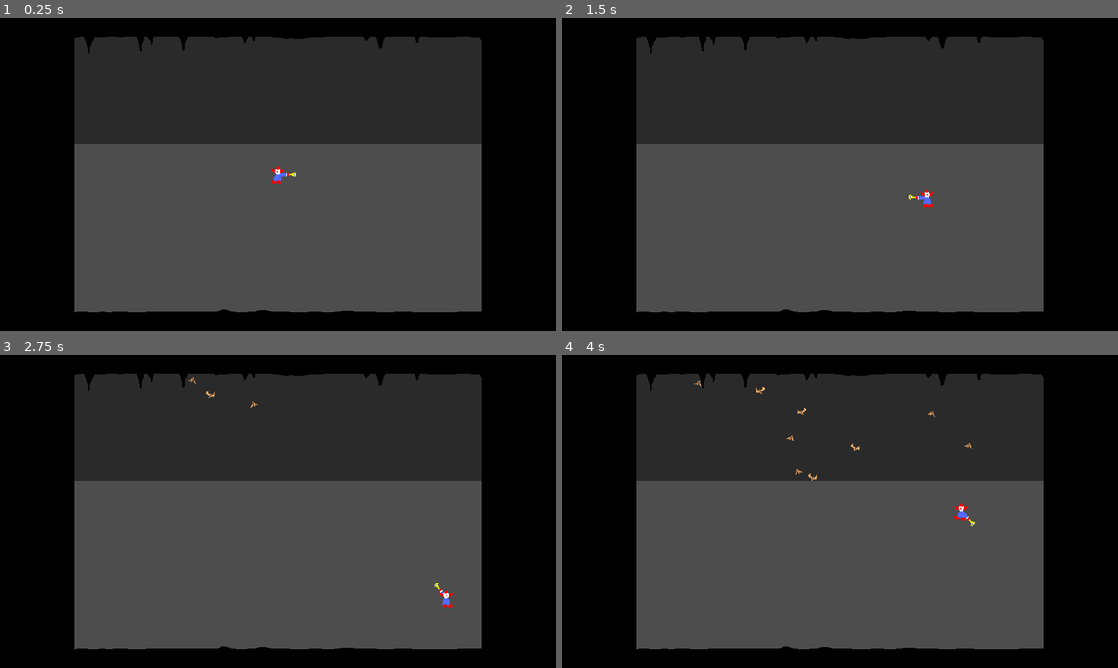
Above: before the commit, frames 1-4 (two rows, left to right).
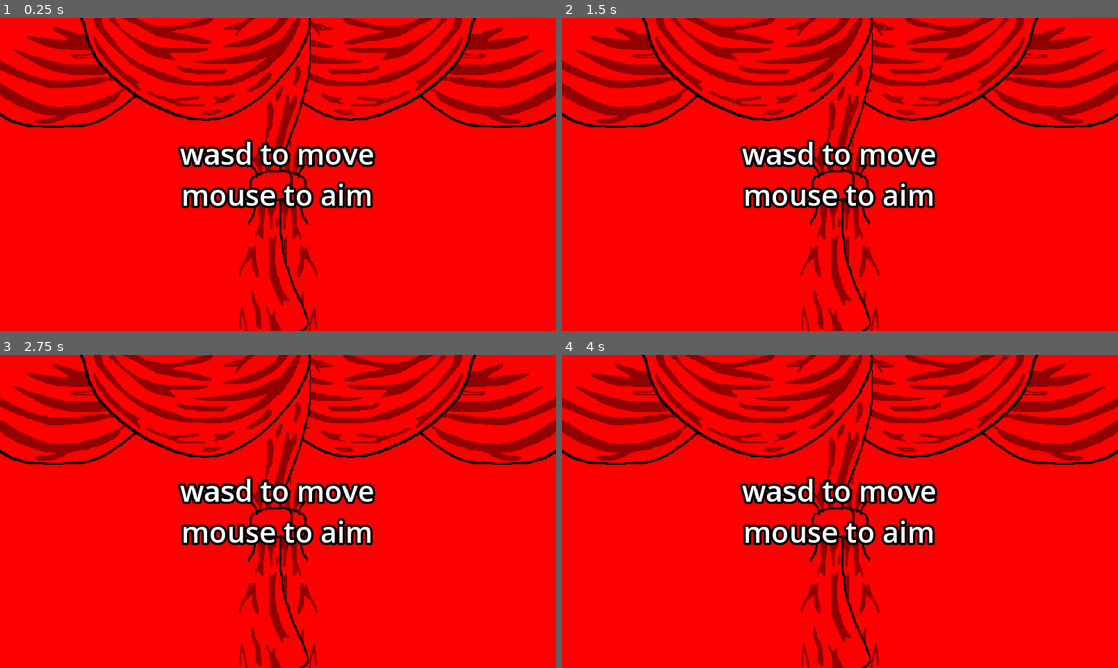
Above: after the commit, the same moments.

Repository: pwnzor79/GGJ2024
Game: Godot game, scene res://Scenes/AlexScene.tscn
Two runs of this game, one before a commit and one after it. Both use one fixed random seed, a clock stepped at 60 frames per second and the inputs below.
Inputs (mouse positions are in pixels of both pictures, inside the frame that each line leads up to):
- Up to frame 1 (0.25 s): no input
- Up to frame 2 (1.5 s): tap Enter at 0.5 s; move the mouse to (962, 158) at 0.52 s; hold D (right) 0.53-1.28 s; tap H (honk) at 0.6 s; click (962, 158) at 0.8 s; move the mouse to (728, 190) at 1.27 s; hold S (down) from 1.28 s (still down); click (728, 190) at 1.35 s
- Up to frame 3 (2.75 s): tap H (honk) at 1.55, 2.1 s; move the mouse to (333, 442) at 2.02 s; release S (down) at 2.03 s; hold D (right) from 2.03 s (still down); click (333, 442) at 2.3 s
- Up to frame 4 (4 s): move the mouse to (812, 574) at 2.77 s; release D (right) at 2.78 s; hold W (up) 2.78-3.53 s; click (812, 574) at 2.85 s; tap H (honk) at 3.05, 3.6 s; move the mouse to (1006, 558) at 3.52 s; hold A (left) from 3.53 s (still down); click (1006, 558) at 3.8 s

The runs differ from the first frame. In frame 1, 100% of the frame differs, in the area x 0-100%, y 0-100%; in frame 2, 100%; in frame 3, 100%; in frame 4, 100%.

Commit message:
final_1
This should be the final with opening and closing. Nothing needs to be saved between runs. The moment to switch between runs prints you lose in the console. If you randomly switch, the music is 84 seconds long, so I'd switch then?

Diff:
--- a/Alex/alex_crook.tscn
+++ b/Alex/alex_crook.tscn
@@ -7,7 +7,7 @@
 radius = 16.0
 height = 32.0
 
-[node name="Crook" type="RigidBody2D" groups=["crooks"]]
+[node name="Crook" type="RigidBody2D" groups=["crooks", "mobs"]]
 position = Vector2(-952, 0)
 collision_mask = 0
 gravity_scale = 1.66533e-16
--- /dev/null
+++ b/Alex/alex_curtain.gd
@@ -0,0 +1 @@
+extends Sprite2D
--- a/Alex/alex_honk.gd
+++ b/Alex/alex_honk.gd
@@ -1,5 +1,4 @@
 extends Area2D
-
 
 # Called when the node enters the scene tree for the first time.
 func _ready():
--- a/Alex/alex_honk.tscn
+++ b/Alex/alex_honk.tscn
@@ -23,6 +23,7 @@
 
 [node name="AudioStreamPlayer2D" type="AudioStreamPlayer2D" parent="."]
 stream = ExtResource("3_sjf4k")
+volume_db = -20.0
 autoplay = true
 
 [connection signal="body_entered" from="." to="." method="_on_body_entered"]
--- a/Alex/alex_player.gd
+++ b/Alex/alex_player.gd
@@ -1,6 +1,7 @@
 extends Area2D
 
 signal hit
+signal sig_honk
 
 @export var speed = 400 # pixes/sec
 @export var Honks: PackedScene
@@ -42,6 +43,7 @@
 			velocity.y -= 1
 
 	if Input.is_action_just_pressed("honk") or Input.is_action_just_pressed("left_click"):
+
 		honk()
 
 	if velocity.length() > 0:
@@ -74,6 +76,7 @@
 
 func honk():
 	var h = Honks.instantiate()
+	sig_honk.emit()
 	add_child(h)
 	h.transform = $Arm.transform
 	h.scale.x = 0.5
--- a/Scenes/AlexScene.gd
+++ b/Scenes/AlexScene.gd
@@ -16,6 +16,8 @@
 	$GameOver.hide()
 	$Alex_Player.start($StartPosition.position)
 	$StartTimer.start()
+	$Music.play()
+	$MusTimer.start()
 
 func _on_start_timer_timeout():
 	$BatTimer.start()
@@ -65,8 +67,27 @@
 	crookB.position = crookB_spawn_location.position
 	add_child(crookB)
 
+func _on_mus_timer_timeout():
+	$Music.stop()
+	$Music.play(0.0)
+	$MusTimer.start()
+
 func game_over_bat():
+	get_tree().call_group("mobs", "queue_free")
+	$Music.stop()
+	$GameOver/Death.play()
 	$BatTimer.stop()
 	$CrookTimer.stop()
 	$Crook2Timer.stop()
+	$Foreground.hide()
+	$GameOver/GO_Text.hide()
 	$GameOver.show()
+	$GameOver/GO_Timer.start()
+
+func _on_go_timer_timeout():
+	$GameOver/GO_Text.show()
+	$PostDeathTimer.start()
+	#Switch to next scene a few seconds after this
+
+func _on_post_death_timer_timeout():
+	print("lose here")
--- a/Scenes/AlexScene.tscn
+++ b/Scenes/AlexScene.tscn
@@ -1,13 +1,23 @@
-[gd_scene load_steps=12 format=3 uid="uid://i0nh88nisff0"]
+[gd_scene load_steps=22 format=3 uid="uid://i0nh88nisff0"]
 
 [ext_resource type="PackedScene" uid="uid://dp70u7b1s4wlb" path="res://Alex/alex_player.tscn" id="1_lm7jk"]
 [ext_resource type="Script" path="res://Scenes/AlexScene.gd" id="1_omb53"]
 [ext_resource type="PackedScene" uid="uid://cqsl1env7dqtv" path="res://Alex/alex_bat.tscn" id="2_1l7hs"]
 [ext_resource type="PackedScene" uid="uid://5lqlg7ern2m7" path="res://Alex/alex_crook.tscn" id="3_qillp"]
 [ext_resource type="Script" path="res://Scenes/Alex_Cursor.gd" id="4_ajay3"]
+[ext_resource type="Texture2D" uid="uid://2eq1lbye4alv" path="res://Alex/Alex_Art/curtain.png" id="4_bf35j"]
+[ext_resource type="Script" path="res://Scenes/LCurtain.gd" id="4_wwfgn"]
 [ext_resource type="PackedScene" uid="uid://dwjjw043u6gvn" path="res://Alex/alex_collision_box.tscn" id="5_ep2fj"]
 [ext_resource type="PackedScene" uid="uid://c38h83ep0wq15" path="res://Alex/alex_collision_box2.tscn" id="6_j61pe"]
+[ext_resource type="Script" path="res://Scenes/RCurtain.gd" id="6_o8dnm"]
 [ext_resource type="Texture2D" uid="uid://co8yb387usxgn" path="res://Alex/Alex_Art/foreground.png" id="6_qo6k8"]
+[ext_resource type="Script" path="res://Scenes/InstructionLayer.gd" id="7_q0nr0"]
+[ext_resource type="Script" path="res://Scenes/HInstructionLayer.gd" id="8_70tjv"]
+[ext_resource type="Texture2D" uid="uid://dce1j0dqsehn1" path="res://Alex/Alex_Art/Alex_EndGame_Screen.png" id="9_j8mdb"]
+[ext_resource type="AudioStream" uid="uid://bwq47u7co6tfc" path="res://Alex/ Alex_Audio/bat_outta_clown_hell_loop.wav" id="10_k8ttl"]
+[ext_resource type="AudioStream" uid="uid://ralqfa5sjr2h" path="res://Alex/ Alex_Audio/clown_death.mp3" id="11_jy4cb"]
+
+[sub_resource type="SystemFont" id="SystemFont_pm3ln"]
 
 [sub_resource type="Curve2D" id="Curve2D_tedgo"]
 _data = {
@@ -27,13 +37,118 @@
 }
 point_count = 2
 
+[sub_resource type="SystemFont" id="SystemFont_ktv6t"]
+
 [node name="AlexScene" type="Node2D"]
 script = ExtResource("1_omb53")
 bat_scene = ExtResource("2_1l7hs")
 crook_scene = ExtResource("3_qillp")
 
+[node name="Curtains" type="CanvasLayer" parent="."]
+
+[node name="RCurtain" type="CanvasLayer" parent="Curtains"]
+offset = Vector2(1870, 540)
+scale = Vector2(2, 2)
+transform = Transform2D(2, 0, 0, 2, 1870, 540)
+script = ExtResource("6_o8dnm")
+
+[node name="Sprite2D" type="Sprite2D" parent="Curtains/RCurtain"]
+texture = ExtResource("4_bf35j")
+flip_h = true
+
+[node name="RCTimer" type="Timer" parent="Curtains/RCurtain"]
+wait_time = 4.0
+one_shot = true
+autostart = true
+
+[node name="RCKill" type="Timer" parent="Curtains/RCurtain"]
+wait_time = 12.0
+one_shot = true
+autostart = true
+
+[node name="LCurtain" type="CanvasLayer" parent="Curtains"]
+offset = Vector2(50, 540)
+scale = Vector2(2, 2)
+transform = Transform2D(2, 0, 0, 2, 50, 540)
+script = ExtResource("4_wwfgn")
+
+[node name="Sprite2D" type="Sprite2D" parent="Curtains/LCurtain"]
+texture = ExtResource("4_bf35j")
+
+[node name="LCTimer" type="Timer" parent="Curtains/LCurtain"]
+wait_time = 4.0
+one_shot = true
+autostart = true
+
+[node name="LCKill" type="Timer" parent="Curtains/LCurtain"]
+wait_time = 12.0
+one_shot = true
+autostart = true
+
+[node name="InstructionLayer" type="CanvasLayer" parent="."]
+script = ExtResource("7_q0nr0")
+
+[node name="InstructionsLabel" type="Label" parent="InstructionLayer"]
+custom_minimum_size = Vector2(700, 2.08165e-12)
+anchors_preset = 8
+anchor_left = 0.5
+anchor_top = 0.5
+anchor_right = 0.5
+anchor_bottom = 0.5
+offset_left = -20.0
+offset_top = -271.0
+offset_right = 16.0
+offset_bottom = 272.0
+grow_horizontal = 2
+grow_vertical = 2
+theme_override_colors/font_color = Color(1, 1, 1, 1)
+theme_override_colors/font_outline_color = Color(0, 0, 0, 1)
+theme_override_constants/outline_size = 32
+theme_override_fonts/font = SubResource("SystemFont_pm3ln")
+theme_override_font_sizes/font_size = 100
+text = "wasd to move mouse to aim"
+horizontal_alignment = 1
+vertical_alignment = 1
+autowrap_mode = 2
+
+[node name="InstructionsTimer" type="Timer" parent="InstructionLayer"]
+wait_time = 4.0
+one_shot = true
+autostart = true
+
+[node name="HInstructionLayer" type="CanvasLayer" parent="."]
+script = ExtResource("8_70tjv")
+
+[node name="HInstructionsLabel" type="Label" parent="HInstructionLayer"]
+custom_minimum_size = Vector2(700, 2.08165e-12)
+anchors_preset = 8
+anchor_left = 0.5
+anchor_top = 0.5
+anchor_right = 0.5
+anchor_bottom = 0.5
+offset_left = -352.0
+offset_top = -271.0
+offset_right = 348.0
+offset_bottom = 272.0
+grow_horizontal = 2
+grow_vertical = 2
+theme_override_colors/font_color = Color(1, 1, 1, 1)
+theme_override_colors/font_outline_color = Color(0, 0, 0, 1)
+theme_override_constants/outline_size = 32
+theme_override_fonts/font = SubResource("SystemFont_pm3ln")
+theme_override_font_sizes/font_size = 100
+text = "left click or h to honk"
+horizontal_alignment = 1
+vertical_alignment = 1
+autowrap_mode = 2
+
+[node name="HIAdd" type="Timer" parent="HInstructionLayer"]
+wait_time = 4.0
+one_shot = true
+autostart = true
+
 [node name="StartTimer" type="Timer" parent="."]
-wait_time = 2.0
+wait_time = 6.0
 one_shot = true
 
 [node name="BatTimer" type="Timer" parent="."]
@@ -44,6 +159,9 @@
 
 [node name="Crook2Timer" type="Timer" parent="."]
 wait_time = 4.1
+
+[node name="MusTimer" type="Timer" parent="."]
+wait_time = 84.0
 
 [node name="StartPosition" type="Marker2D" parent="."]
 position = Vector2(960, 540)
@@ -102,9 +220,57 @@
 texture = ExtResource("6_qo6k8")
 
 [node name="GameOver" type="Sprite2D" parent="."]
-
+position = Vector2(960, 540)
+texture = ExtResource("9_j8mdb")
+
+[node name="GO_Text" type="Label" parent="GameOver"]
+anchors_preset = 8
+anchor_left = 0.5
+anchor_top = 0.5
+anchor_right = 0.5
+anchor_bottom = 0.5
+offset_left = -1536.0
+offset_top = -664.0
+offset_right = -389.0
+offset_bottom = -391.0
+grow_horizontal = 2
+grow_vertical = 2
+theme_override_colors/font_color = Color(1, 1, 1, 1)
+theme_override_colors/font_outline_color = Color(0, 0, 0, 1)
+theme_override_constants/outline_size = 32
+theme_override_fonts/font = SubResource("SystemFont_ktv6t")
+theme_override_font_sizes/font_size = 200
+text = "GAME OVER"
+horizontal_alignment = 1
+vertical_alignment = 1
+
+[node name="GO_Timer" type="Timer" parent="GameOver"]
+wait_time = 6.2
+
+[node name="Death" type="AudioStreamPlayer2D" parent="GameOver"]
+position = Vector2(-960, -540)
+stream = ExtResource("11_jy4cb")
+
+[node name="Music" type="AudioStreamPlayer2D" parent="."]
+stream = ExtResource("10_k8ttl")
+volume_db = 8.0
+
+[node name="PostDeathTimer" type="Timer" parent="."]
+wait_time = 4.0
+one_shot = true
+
+[connection signal="timeout" from="Curtains/RCurtain/RCTimer" to="Curtains/RCurtain" method="_on_rc_timer_timeout"]
+[connection signal="timeout" from="Curtains/RCurtain/RCKill" to="Curtains/RCurtain" method="_on_rc_kill_timeout"]
+[connection signal="timeout" from="Curtains/LCurtain/LCTimer" to="Curtains/LCurtain" method="_on_lc_timer_timeout"]
+[connection signal="timeout" from="Curtains/LCurtain/LCKill" to="Curtains/LCurtain" method="_on_lc_kill_timeout"]
+[connection signal="timeout" from="InstructionLayer/InstructionsTimer" to="InstructionLayer" method="_on_instructions_timer_timeout"]
+[connection signal="timeout" from="HInstructionLayer/HIAdd" to="HInstructionLayer" method="_on_hi_add_timeout"]
 [connection signal="timeout" from="StartTimer" to="." method="_on_start_timer_timeout"]
 [connection signal="timeout" from="BatTimer" to="." method="_on_bat_timer_timeout"]
 [connection signal="timeout" from="CrookTimer" to="." method="_on_crook_timer_timeout"]
 [connection signal="timeout" from="Crook2Timer" to="." method="_on_crook_2_timer_timeout"]
+[connection signal="timeout" from="MusTimer" to="." method="_on_mus_timer_timeout"]
 [connection signal="hit" from="Alex_Player" to="." method="game_over_bat"]
+[connection signal="sig_honk" from="Alex_Player" to="HInstructionLayer" method="_on_alex_player_sig_honk"]
+[connection signal="timeout" from="GameOver/GO_Timer" to="." method="_on_go_timer_timeout"]
+[connection signal="timeout" from="PostDeathTimer" to="." method="_on_post_death_timer_timeout"]
--- /dev/null
+++ b/Scenes/HInstructionLayer.gd
@@ -0,0 +1,19 @@
+extends CanvasLayer
+
+
+# Called when the node enters the scene tree for the first time.
+func _ready():
+	hide()
+
+
+# Called every frame. 'delta' is the elapsed time since the previous frame.
+func _process(delta):
+	pass
+
+
+func _on_hi_add_timeout():
+	show()
+
+
+func _on_alex_player_sig_honk():
+	hide()
--- /dev/null
+++ b/Scenes/InstructionLayer.gd
@@ -0,0 +1,15 @@
+extends CanvasLayer
+
+
+# Called when the node enters the scene tree for the first time.
+func _ready():
+	pass # Replace with function body.
+
+
+# Called every frame. 'delta' is the elapsed time since the previous frame.
+func _process(delta):
+	pass
+
+
+func _on_instructions_timer_timeout():
+	hide()
--- /dev/null
+++ b/Scenes/Instructions.gd
@@ -0,0 +1,25 @@
+extends CanvasLayer
+
+
+# Called when the node enters the scene tree for the first time.
+func _ready():
+	$MAGroup.visible = true
+	$HnGroup.visible = false
+	pass # Replace with function body.
+
+
+# Called every frame. 'delta' is the elapsed time since the previous frame.
+func _process(delta):
+	redr
+
+func _on_ma_timer_timeout():
+	$MAGroup.visible = false
+	$MAGroup/MoveAim.set_text("honk")
+	$MAGroup.queue_free()
+	$HnGroup.visible = true
+
+
+func _on_honk_timer_timeout():
+	$HnGroup.visible = false
+	$HnGroup/HonkLabel.text.erase()
+	queue_free()
--- /dev/null
+++ b/Scenes/LCurtain.gd
@@ -0,0 +1,21 @@
+extends CanvasLayer
+var l_moving = false
+
+
+# Called when the node enters the scene tree for the first time.
+func _ready():
+	pass # Replace with function body.
+
+
+# Called every frame. 'delta' is the elapsed time since the previous frame.
+func _process(delta):
+	if l_moving:
+		offset.x -= 400 * delta
+
+
+func _on_lc_timer_timeout():
+	l_moving = true
+
+
+func _on_lc_kill_timeout():
+	queue_free()
--- /dev/null
+++ b/Scenes/MAGroup.gd
@@ -0,0 +1,11 @@
+extends CanvasLayer
+
+
+# Called when the node enters the scene tree for the first time.
+func _ready():
+	$MoveAim.show()
+
+
+# Called every frame. 'delta' is the elapsed time since the previous frame.
+func _process(delta):
+	pass
--- /dev/null
+++ b/Scenes/RCurtain.gd
@@ -0,0 +1,21 @@
+extends CanvasLayer
+var r_moving = false
+
+
+# Called when the node enters the scene tree for the first time.
+func _ready():
+	pass # Replace with function body.
+
+
+# Called every frame. 'delta' is the elapsed time since the previous frame.
+func _process(delta):
+	if r_moving:
+		offset.x += 400 * delta
+
+
+func _on_rc_timer_timeout():
+	r_moving = true
+
+
+func _on_rc_kill_timeout():
+	queue_free()
Not shown, added: Alex/ Alex_Audio/bat_outta_clown_hell_loop.wav.import
Not shown, added: Alex/ Alex_Audio/clown_death.mp3.import
Binary file added: Alex/Alex_Art/Alex_EndGame_Screen.png
Not shown, added: Alex/Alex_Art/Alex_EndGame_Screen.png.import
Binary file added: Alex/Alex_Art/curtain.png
Not shown, added: Alex/Alex_Art/curtain.png.import
Not shown, added: Alex/ Alex_Audio/bat_outta_clown_hell_loop.wav
Not shown, added: Alex/ Alex_Audio/clown_death.mp3
